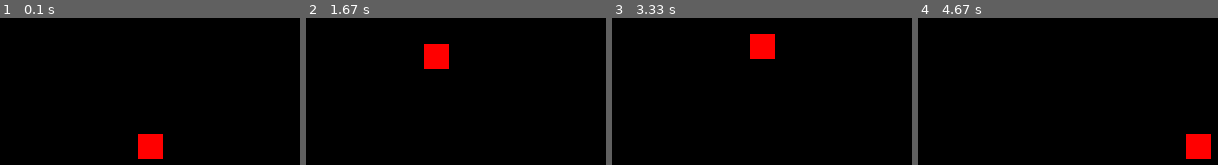
Above: before the commit, frames 1-4 (left to right).
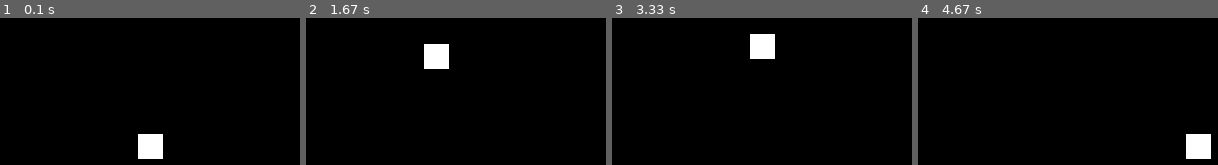
Above: after the commit, the same moments.

Repository: lerummi/pygame-template
Game: pygame game, started from app/main.py
The game is run twice, just before and just after one commit, with the same random seed, the same clock (stepped at 60 frames per second) and the same inputs.
Inputs:
- Up to frame 1 (0.1 s): no input
- Up to frame 2 (1.67 s): hold Right 0.33-0.8 s; hold Up 0.83-1.13 s; hold Right 1.17-1.63 s
- Up to frame 3 (3.33 s): hold Left 1.67-2.2 s; hold Down 2.23-2.53 s; hold Left 2.57-2.97 s; hold Up from 3 s (still down)
- Up to frame 4 (4.67 s): release Up at 3.37 s; hold Right 3.4-4.03 s; hold Down 4.07-4.43 s; hold Left from 4.47 s (still down)

The runs differ from the first frame. In frame 1, 1.4% of the frame differs, in the area x 46-55%, y 78-96%; in frame 2, 1.4%; in frame 3, 1.4%; in frame 4, 1.4%.

Commit message:
enablen von sichtbaren Logs

Diff:
--- a/app/main.py
+++ b/app/main.py
@@ -30,7 +30,7 @@
         rect.centery = rect.centery % window.get_height()
 
         window.fill(0)
-        pygame.draw.rect(window, "red", rect)
+        pygame.draw.rect(window, "white", rect)
         pygame.display.flip()
         await asyncio.sleep(0)  # required for pygbag
 
Not shown, changed: .devcontainer/devcontainer.json
Not shown, added: start-pygbag.sh
